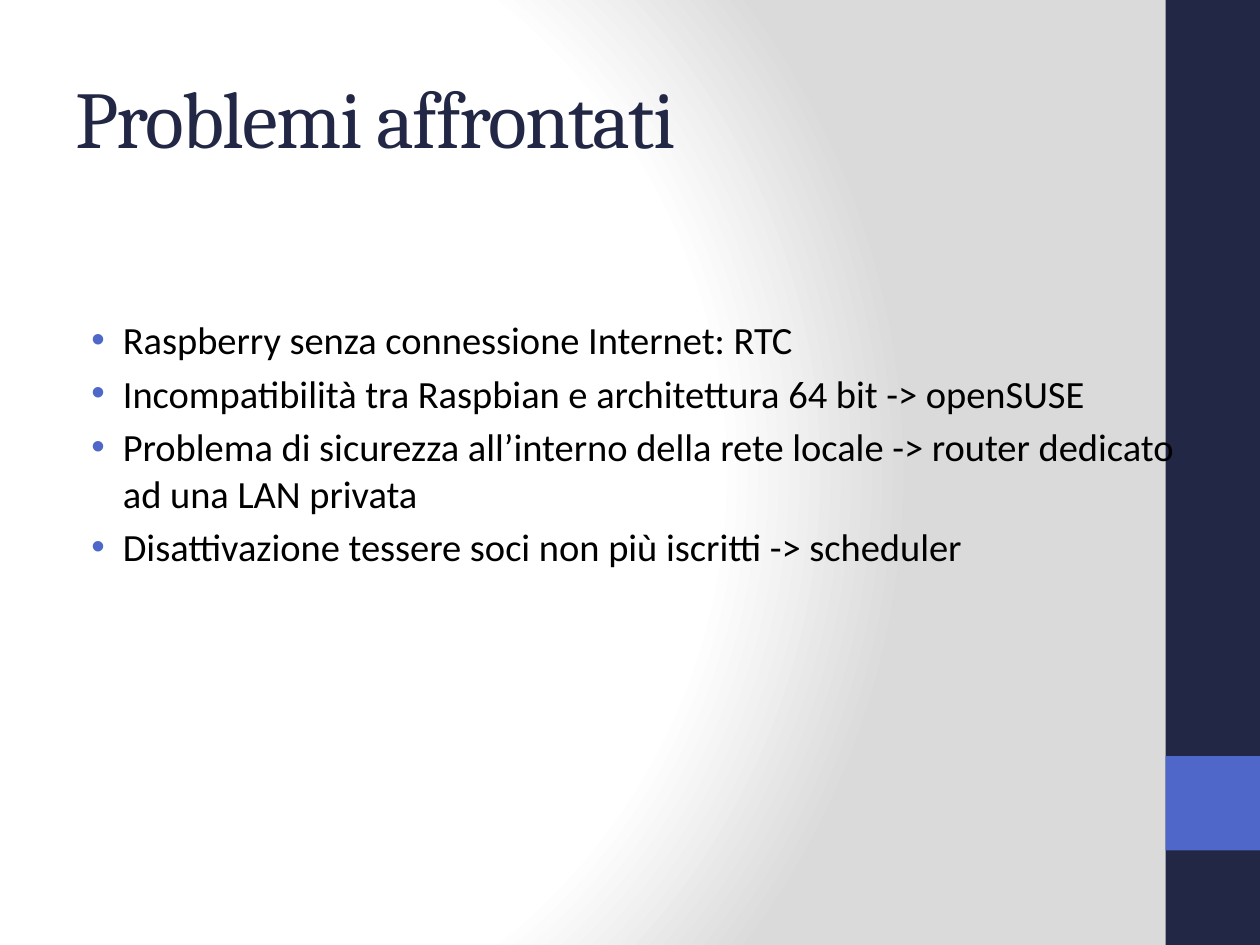
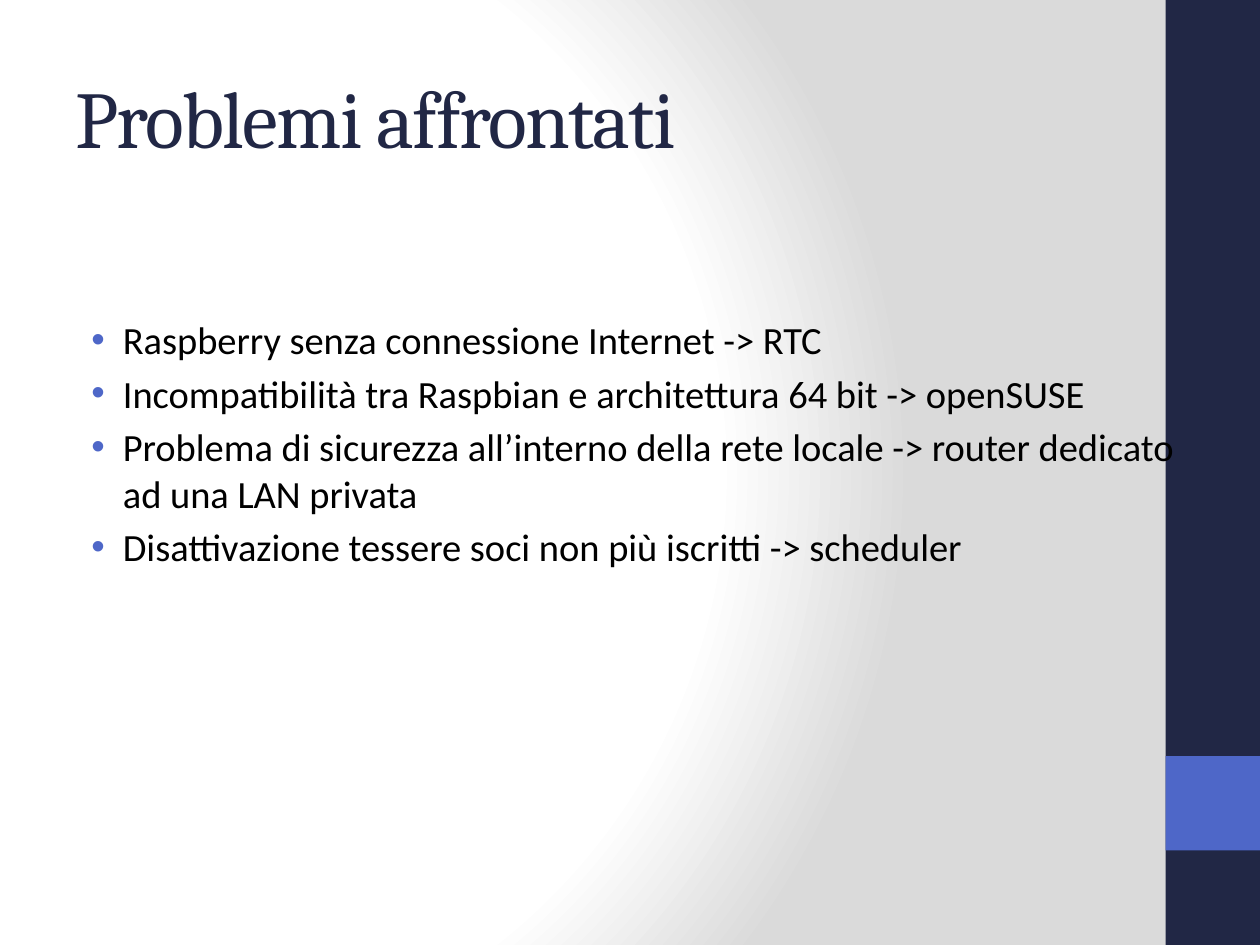
Before and after one commit to Jolsty/SimSim, a slide deck: slide 8 of Tesi_Sistema_Accessi_IoT_Andrei_Ciulpan_872394/presentazione/Sistema Accessi IoT.pptx. Drawn at 1260x945 pixels with LibreOffice and Linux fonts; fonts in the diff are those of the drawing. Boxes give left, top, right and bottom in pixels: in the first picture for what was removed or moved away, otherwise in the second. Text is boxed around its words. In the diff, an @@ line names an element or a change of style, - is before the commit and + after.

```diff
--- a/Tesi_Sistema_Accessi_IoT_Andrei_Ciulpan_872394/presentazione/Sistema Accessi IoT.pptx
+++ b/Tesi_Sistema_Accessi_IoT_Andrei_Ciulpan_872394/presentazione/Sistema Accessi IoT.pptx
@@ text at [123, 327, 822, 361]: text changed @@
-• Raspberry senza connessione Internet: RTC
+• Raspberry senza connessione Internet -> RTC
```
Also in this commit, not shown: 6 other slides changed, 1 slide added, 1 slide removed, 24 other files.
